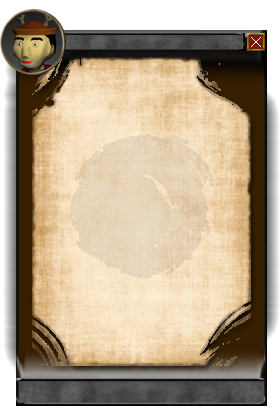
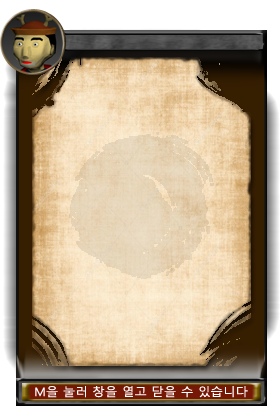
Two versions of the same layered image (280x420). Layer-by-layer changes:
showed group "accept" (3 layers) over bbox(22, 383, 261, 401)
renamed "수 락" to "M을 눌러 창을 열고 닫을 수 있습니다", painted on it over bbox(35, 386, 248, 398)
painted on "Layer 12" over bbox(22, 383, 260, 401)
painted on "Layer 6 copy" over bbox(22, 383, 256, 401)
hid group "exit" (3 layers) over bbox(247, 33, 265, 51)
painted on "Layer 9" (2nd of 3, in "titile") over bbox(65, 33, 265, 51)
painted on "Layer 8" (2nd of 2, in "titile") over bbox(65, 33, 265, 51)
painted on "Layer 5" (2nd of 2, in "titile") over bbox(245, 33, 265, 51)
